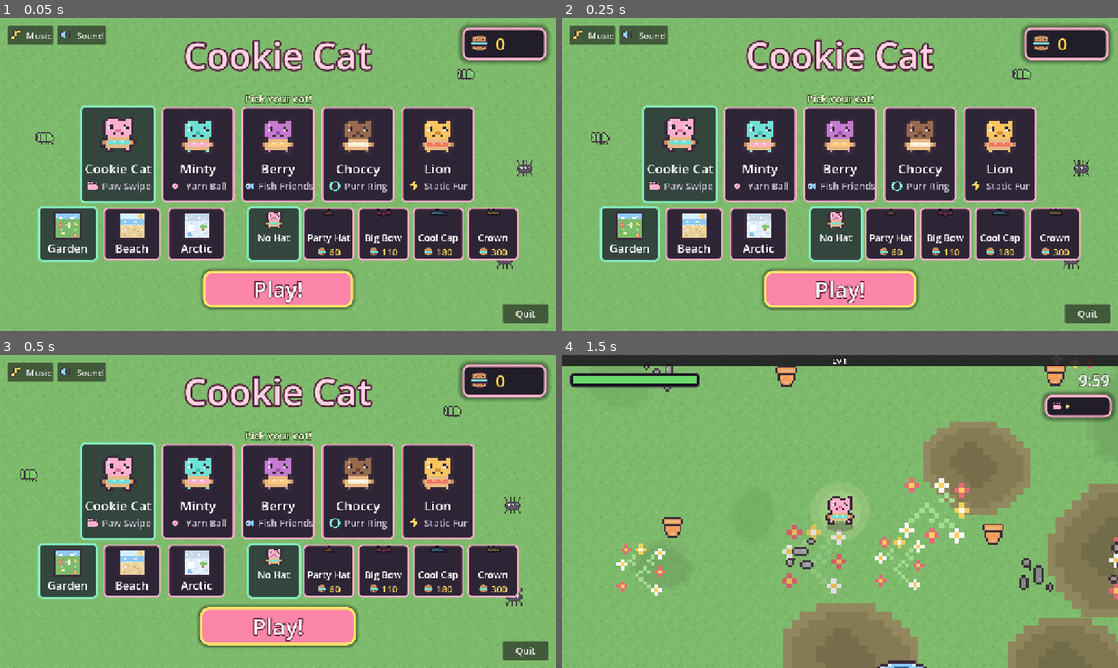
Above: before the commit, frames 1-4 (two rows, left to right).
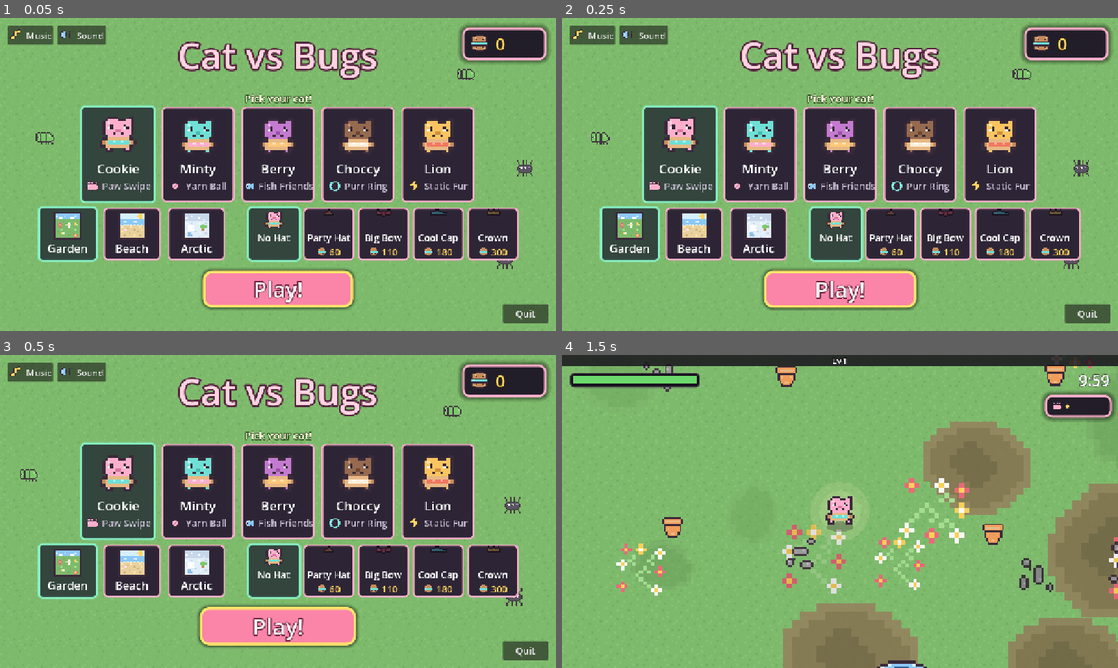
Above: after the commit, the same moments.

Repository: lukew-cogapp/cookie-cat
Game: Godot game, scene res://scenes/start_screen.tscn
Same seed, same stepped clock (60 frames per second), same inputs: the game is played once before the commit and once after it.
Inputs (mouse positions are in pixels of both pictures, inside the frame that each line leads up to):
- Up to frame 1 (0.05 s): no input
- Up to frame 2 (0.25 s): no input
- Up to frame 3 (0.5 s): no input
- Up to frame 4 (1.5 s): click "Play!" at 0.5 s; tap Enter at 1.25 s; move the mouse to (962, 495) at 1.27 s; hold D (move_right) from 1.28 s (still down); tap Space (confirm) at 1.35 s; click (962, 495) at 1.42 s

The runs differ from the first frame. In frame 1, 2.6% of the frame differs, in the area x 15-68%, y 7-50%; in frame 2, 2.6%; in frame 3, 2.5%; in frame 4, nothing differs.

Commit message:
Rename the game to Cat vs Bugs
Cookie Cat sat one letter from Cookie Cats, a live three-title casual
franchise on the same store aimed at the same age. The package name is
permanent once published, so this had to happen before the first upload.

The web save key changes with it, which wipes existing browser saves.
The starter cat keeps the name Cookie, alongside Minty, Berry and Choccy.

Diff:
--- a/project.godot
+++ b/project.godot
@@ -10,7 +10,7 @@
 
 [application]
 
-config/name="Cookie Cat"
+config/name="Cat vs Bugs"
 run/main_scene="res://scenes/start_screen.tscn"
 config/features=PackedStringArray("4.7", "GL Compatibility")
 config/icon="res://icon.svg"
--- a/scripts/save_state.gd
+++ b/scripts/save_state.gd
@@ -21,7 +21,7 @@
 ## because every game published under the same github.io account shares one
 ## origin and therefore one storage bucket: an unprefixed "save" would be
 ## clobbered by the next game published beside this one.
-const WEB_KEY := "cookie_cat_save_v1"
+const WEB_KEY := "cat_vs_bugs_save_v1"
 ## Bumped when a field's meaning changes. An older file is discarded rather
 ## than migrated: there is nothing here worth a migration path.
 const VERSION := 1
--- a/scripts/tuning.gd
+++ b/scripts/tuning.gd
@@ -109,7 +109,7 @@
 
 const STARTER_CAT := "cookie"
 const CATS := {
-	"cookie": {"name": "Cookie Cat", "weapon": "paw", "cost": 0, "art": "res://assets/cat.png"},
+	"cookie": {"name": "Cookie", "weapon": "paw", "cost": 0, "art": "res://assets/cat.png"},
 	"mint": {"name": "Minty", "weapon": "yarn", "cost": 0, "art": "res://assets/cat_mint.png"},
 	"berry": {"name": "Berry", "weapon": "fish", "cost": 0, "art": "res://assets/cat_berry.png"},
 	"choc": {"name": "Choccy", "weapon": "purr", "cost": 0, "art": "res://assets/cat_choc.png"},
--- a/test/save_test.gd
+++ b/test/save_test.gd
@@ -160,7 +160,7 @@
 	# Every game published under one github.io account shares an origin and
 	# therefore one storage bucket, so an unprefixed key would be clobbered by
 	# the next game published beside this one.
-	assert_true(Save.WEB_KEY.begins_with("cookie_cat"), "the key names this game")
+	assert_true(Save.WEB_KEY.begins_with("cat_vs_bugs"), "the key names this game")
 
 
 ## Whatever the backend, a round trip has to survive. On desktop this exercises
Not shown, changed: export_presets.cfg
Not shown, changed: .github/workflows/android.yml
Not shown, changed: CLAUDE.md
Not shown, changed: README.md
